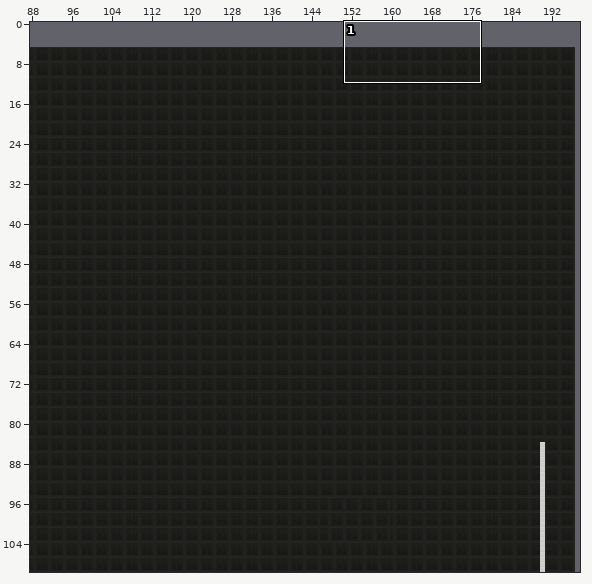
Tiled map -- Assets/Resources/Levels/level8.tmx. Above, an overview of the earlier version with the close-up marked.
Close-up. First the earlier version:
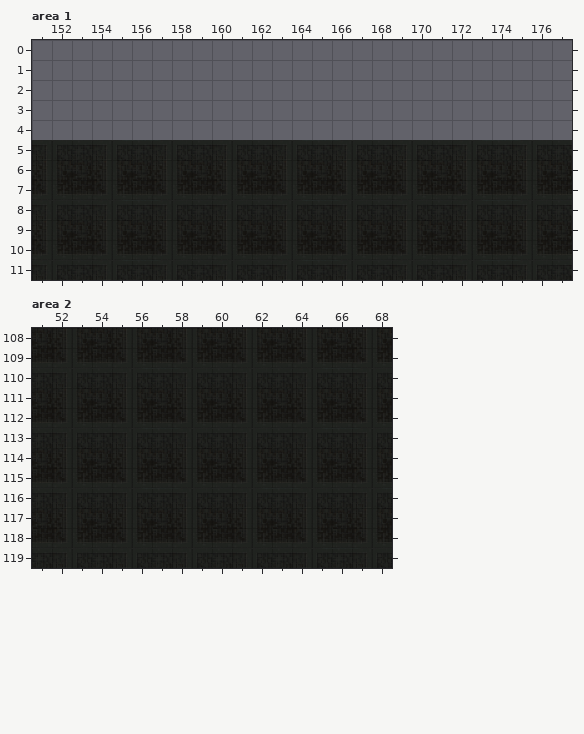
Cells are 32x32 px. Shown: area 1 x 151..177, y 0..11; area 2 x 51..68, y 108..119. The commit also changed other parts of the map, which this record leaves out.
Now the later version:
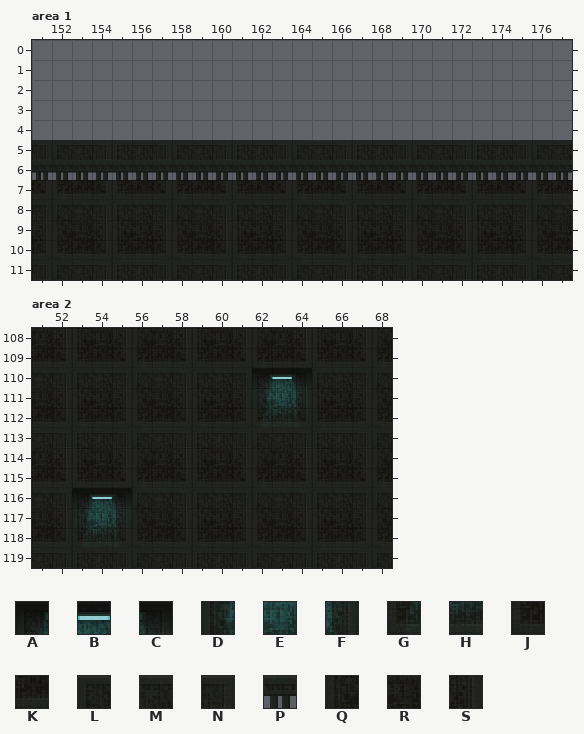
Key: from "scifi": A 560, B 561, C 562, D 595, E 596, F 597, G 630, H 631, J 633, K 634, L 665, M 666, N 667, P 675, Q 700, R 701, S 702.
_ is an empty cell.
Change:
Layer "Background", area 1:
y 6: x 151..177 SQRSQRSQRSQRSQRSQRSQRSQRSQR -> PPPPPPPPPPPPPPPPPPPPPPPPPPP
Layer "Background", area 2:
y 110: x 62..64 LMN -> ABC
y 111: x 62..64 QRS -> DEF
y 112: x 62..63 JK -> GH
y 116: x 53..55 LMN -> ABC
y 117: x 53..55 QRS -> DEF
y 118: x 53..54 JK -> GH
